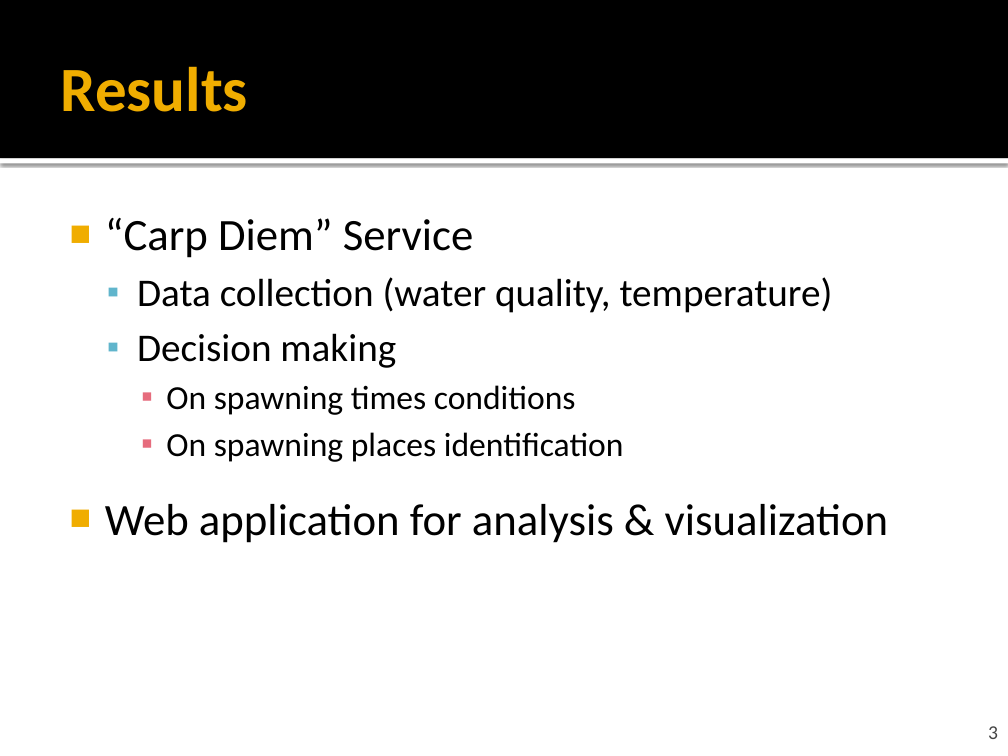
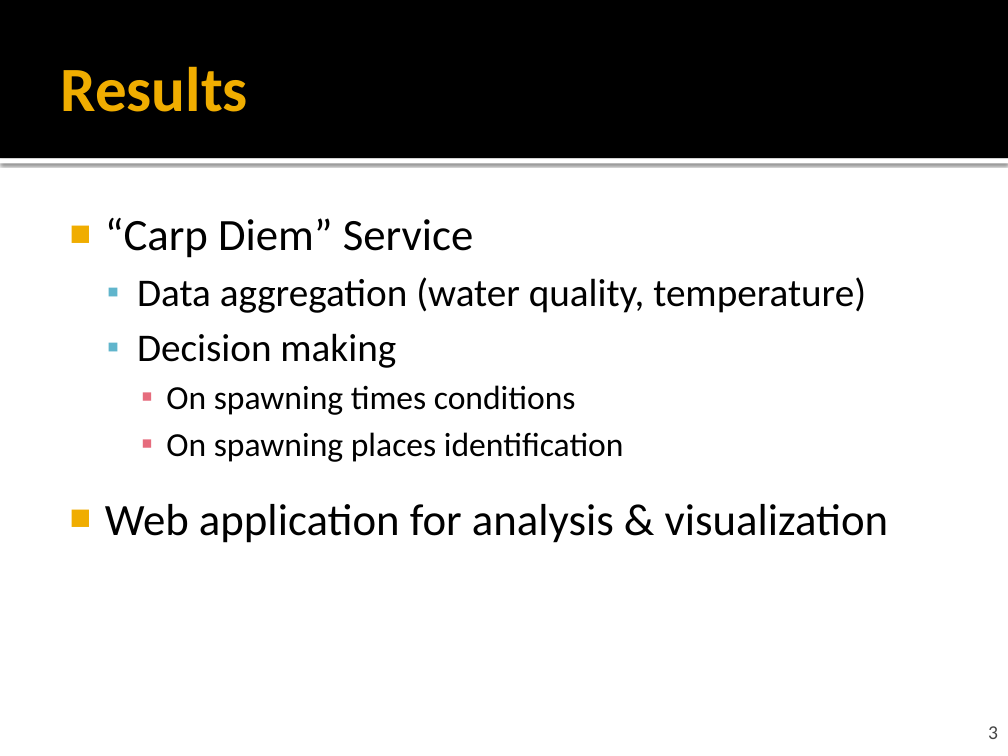
Before and after one commit to vivek203/salted-fish, a slide deck: slide 3 of presentation.pptx. Drawn at 1008x756 pixels with LibreOffice and Linux fonts; fonts in the diff are those of the drawing; background and template pictures are left out. Boxes give left, top, right and bottom in pixels: in the first picture for what was removed or moved away, otherwise in the second. Text is boxed around its words. In the diff, an @@ line names an element or a change of style, - is before the commit and + after.

Commit message:
Updated presentation

```diff
--- a/presentation.pptx
+++ b/presentation.pptx
@@ text at [137,277,866,313]: text changed @@
-  ▪ Data collection (water quality, temperature)
+  ▪ Data aggregation (water quality, temperature)
```
Also in this commit, not shown: 1 other slide changed, 1 slide added.
